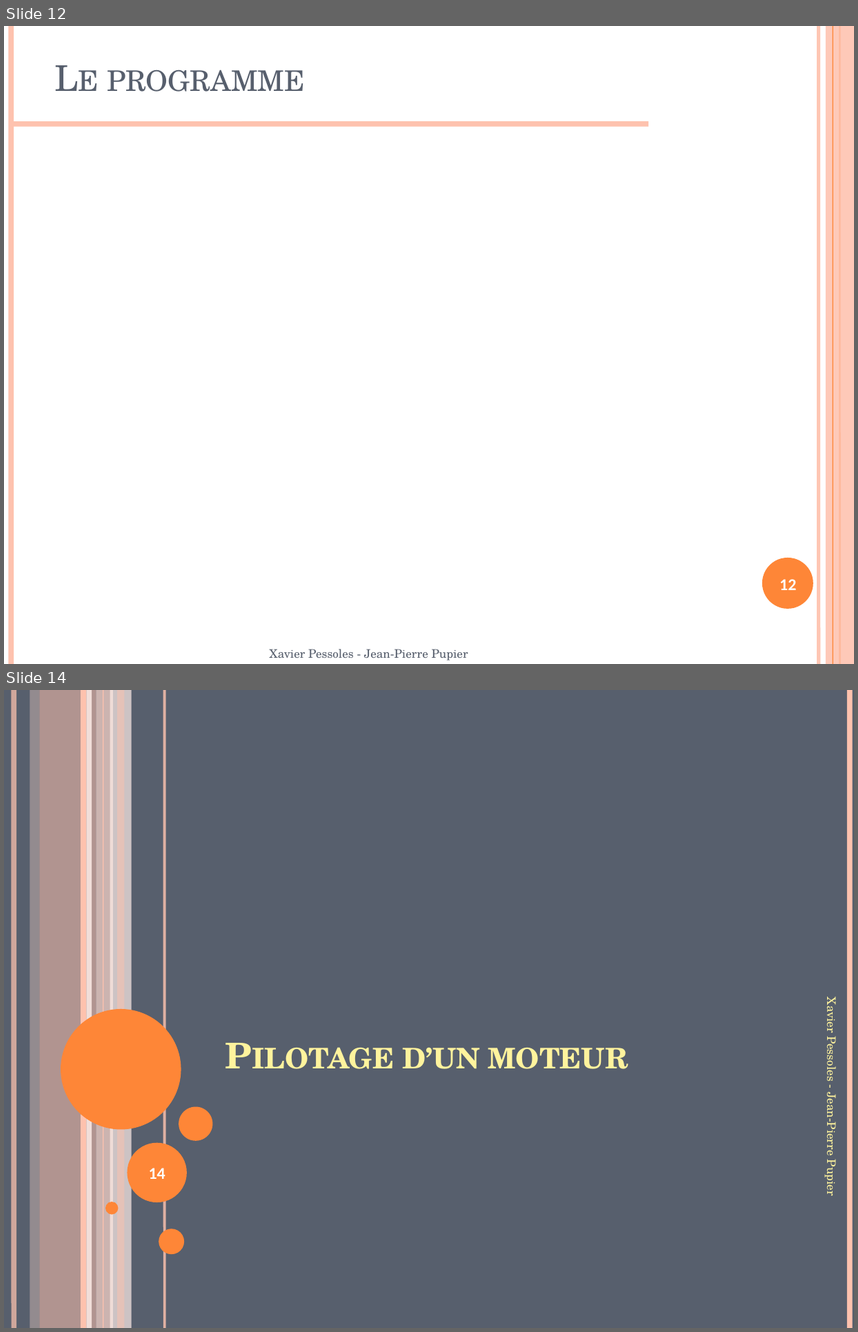
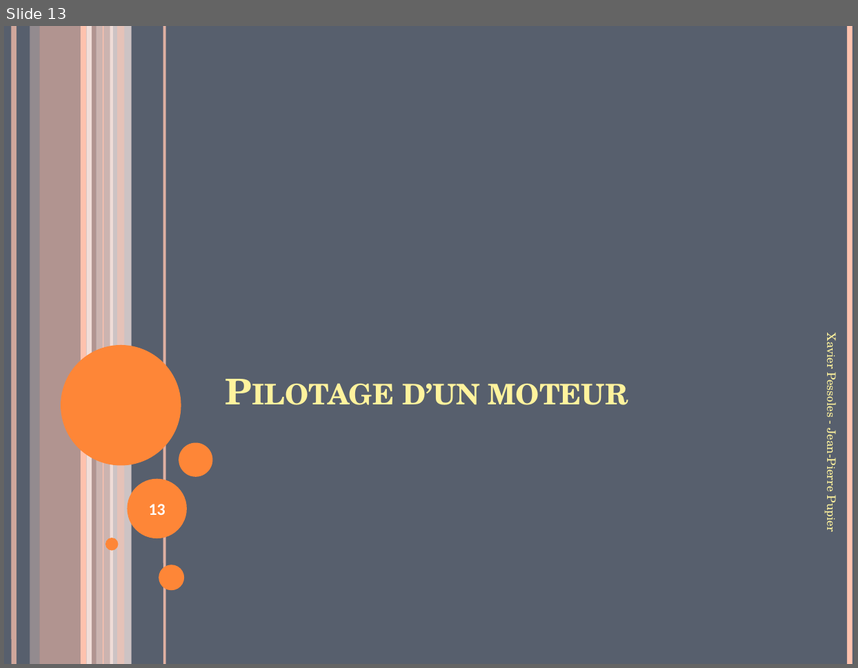
Before and after one commit to xpessoles/TP_Documents, a slide deck: Arduino/TP_Arduino.pptx. Shown one above the other, each under a label of ours: slides 12 and 14 before the commit, slide 13 after it; the slides between them are not shown. The pictures are 858x1332 and 858x668 pixels, drawn with LibreOffice and Linux fonts; fonts in the diff are those of the drawing; background and template pictures are left out. Boxes give left, top, right and bottom in pixels: in the first picture for what was removed or moved away, otherwise in the second. Text is boxed around its words. In the diff, an @@ line names an element or a change of style, - is before the commit and + after.

```diff
--- a/Arduino/TP_Arduino.pptx
+++ b/Arduino/TP_Arduino.pptx
@@ slide 12 removed at (4,26,854,664), background #FFFFFF @@
@@ line removed from (11, 26) to (11, 664) @@
@@ line removed from (818, 26) to (818, 664) @@
@@ rectangle removed at (826,26,854,664) @@
@@ line removed from (833, 26) to (833, 664) @@
@@ line removed from (840, 26) to (840, 664) @@
@@ title removed at (107,69,305,92) @@
-Le programme
@@ line removed from (648, 124) to (11, 124) @@
@@ ellipse removed at (762,557,813,608) @@
@@ page number removed at (780,579,796,590) @@
-12
@@ text removed at (270,648,468,660) @@
-Xavier Pessoles - Jean-Pierre Pupier
@@ what was slide 14 is now slide 13 @@
@@ page number at (149,503,165,515): text changed @@
-14
+13
```
Also in this commit, not shown: 6 slides changed, 1 slide added, 1 other slide removed, 2 other files.
